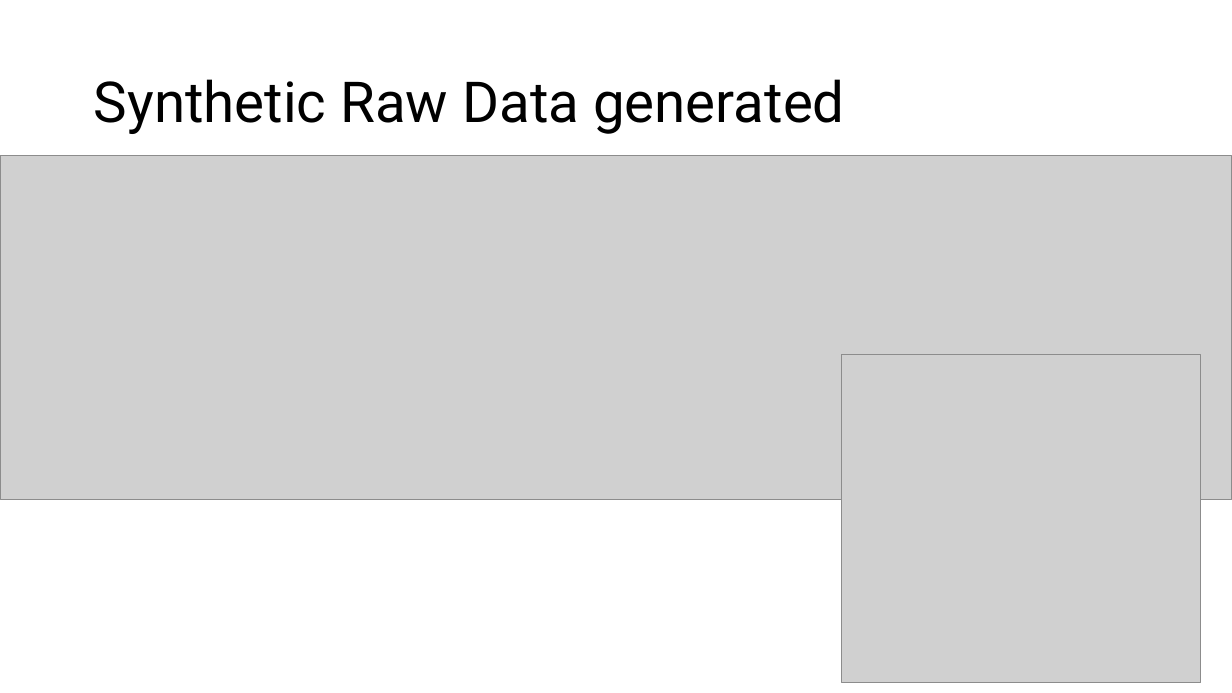
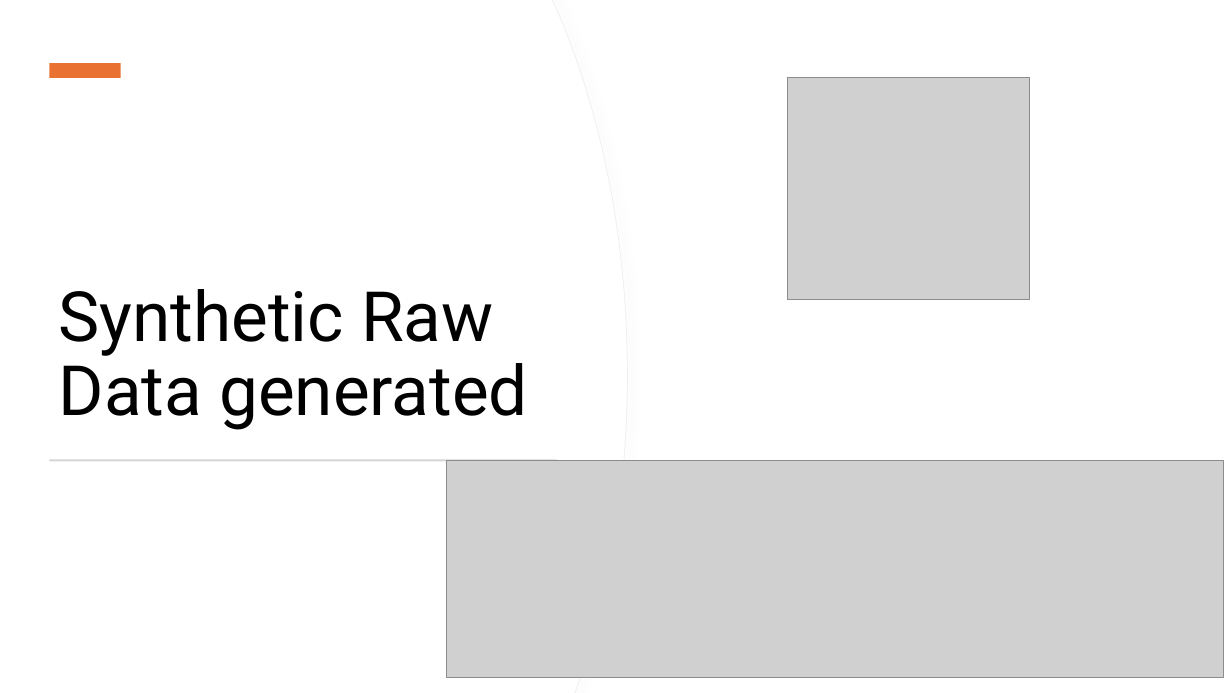
Before and after one commit to za250120548/M_SC_BIGDATA_ERT2025, a slide deck: slide 2 of Unidad_3/work/Unidad3_Evidence.pptx. Drawn at 1232x693 pixels with LibreOffice and Linux fonts; fonts in the diff are those of the drawing; grey boxes stand for pictures. Boxes give left, top, right and bottom in pixels: in the first picture for what was removed or moved away, otherwise in the second. Text is boxed around its words. In the diff, an @@ line names an element or a change of style, - is before the commit and + after.

Commit message:
add name and format to the Unidad3 evidence ppt

```diff
--- a/Unidad_3/work/Unidad3_Evidence.pptx
+++ b/Unidad_3/work/Unidad3_Evidence.pptx
@@ freeform shape added at [0,0,628,693], fill #FFFFFF, outline #EFEFEF 0.75 pt @@
@@ freeform shape added at [0,0,627,693], fill #FFFFFF @@
@@ rectangle added at [49,63,121,78], fill #E97132 @@
@@ picture: place and size @@
-picture at [842,355,1201,683]
+picture at [788,78,1031,299]
@@ title "Synthetic Raw Data generated": place and size @@
-title "Synthetic Raw Data generated" at [94,79,845,134]
+title "Synthetic Raw Data generated" at [59,289,528,430]
@@ title "Synthetic Raw Data generated" at [59,289,528,430]: size 44 to 54 pt; vertical alignment middle to bottom @@
@@ rectangle added at [49,459,556,461], fill #D5D5D5 @@
@@ picture: place and size @@
-picture at [0,155,1232,500]
+picture at [446,460,1224,677]
```
Also in this commit, not shown: 6 other slides changed.
